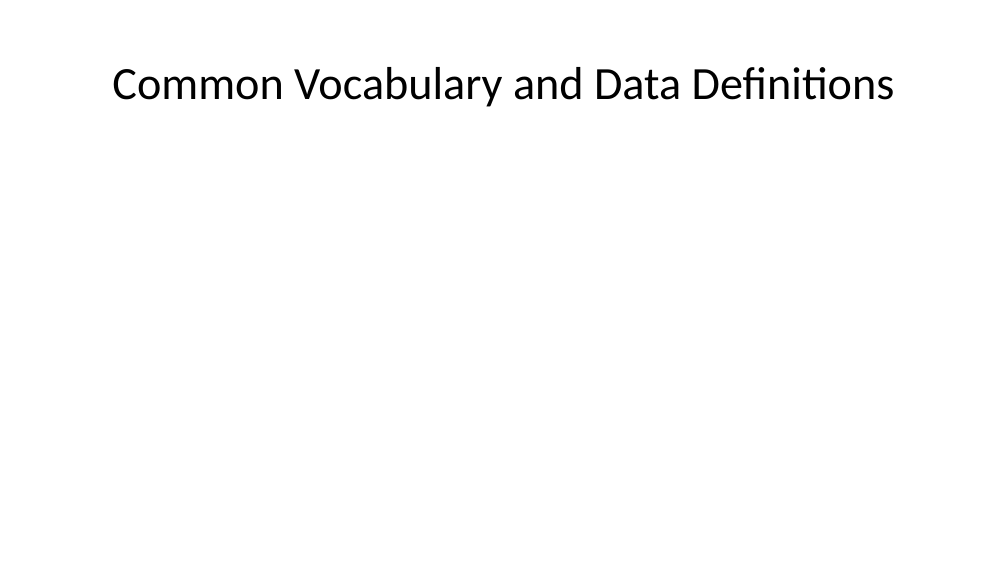
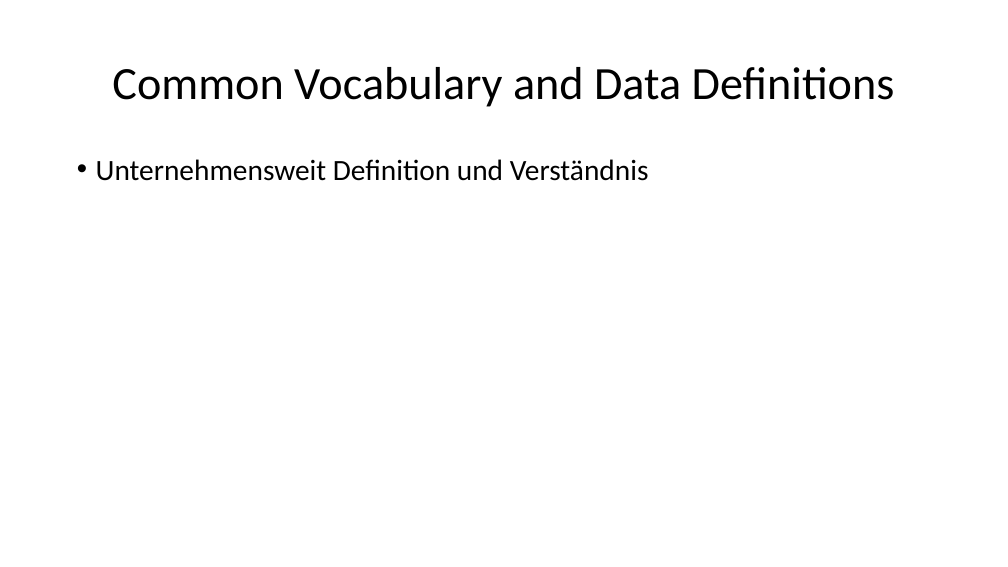
Before and after one commit to ehmkah/cas_swa_sad, a slide deck: slide 6 of Architekturprinzip/Architekturprinzipen.pptx. Drawn at 1008x567 pixels with LibreOffice and Linux fonts; fonts in the diff are those of the drawing. Boxes give left, top, right and bottom in pixels: in the first picture for what was removed or moved away, otherwise in the second. Text is boxed around its words. In the diff, an @@ line names an element or a change of style, - is before the commit and + after.

```diff
--- a/Architekturprinzip/Architekturprinzipen.pptx
+++ b/Architekturprinzip/Architekturprinzipen.pptx
@@ text added at [96,159,649,181], 28 pt, text #000000 @@
+• Unternehmensweit Definition und Verständnis
```
Also in this commit, not shown: 2 slides added.
